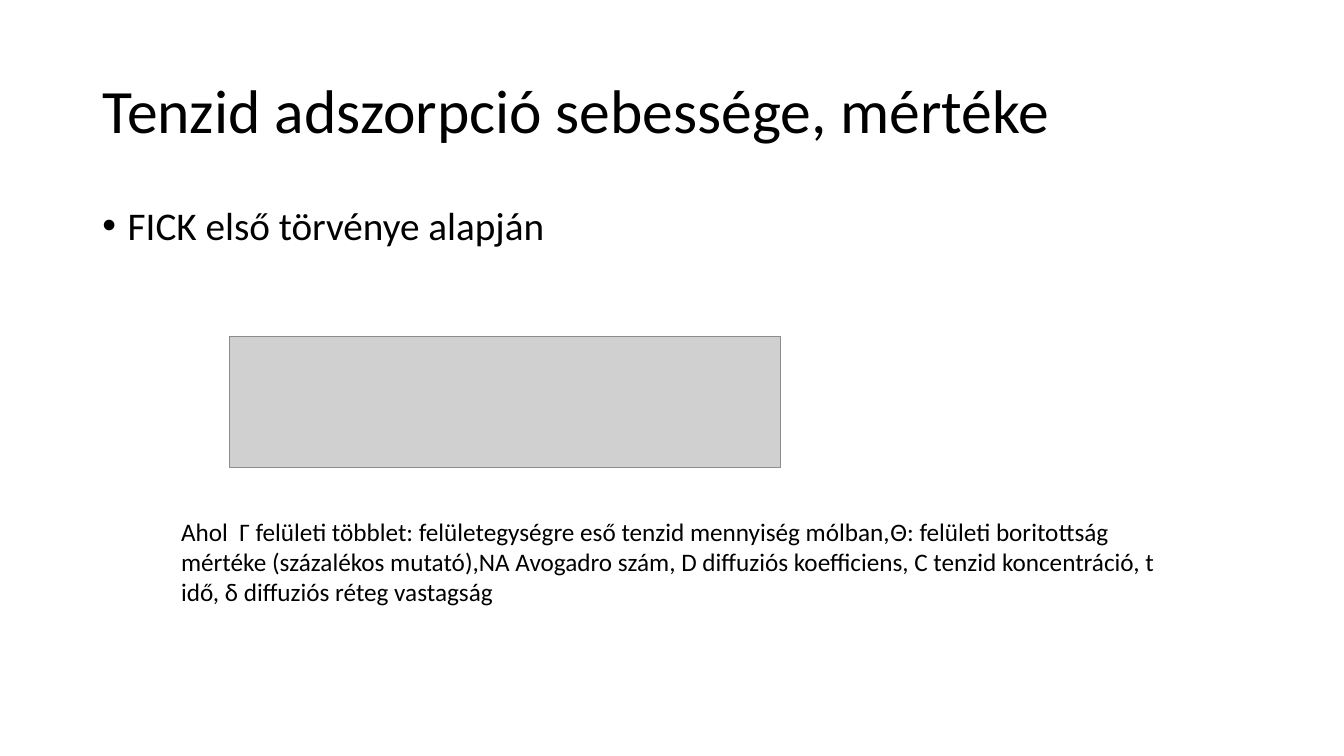
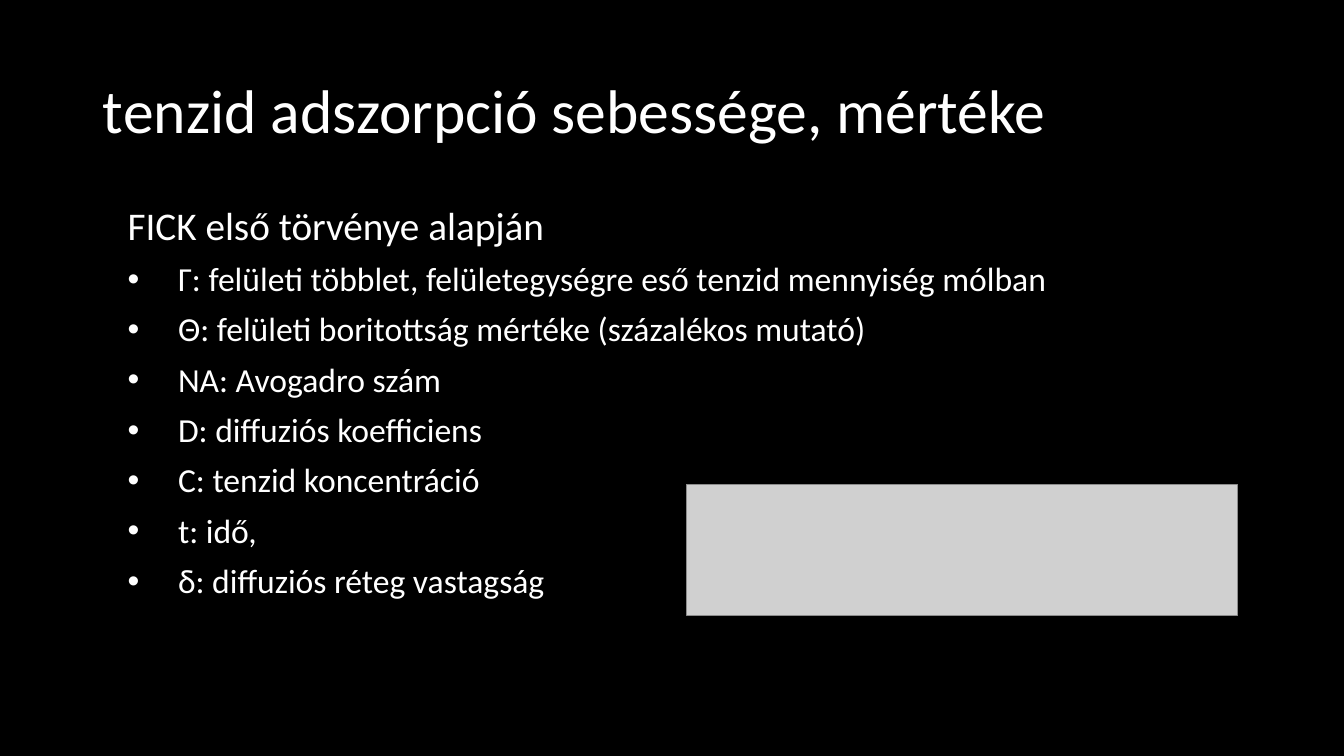
Before and after one commit to LilianaBohus/chemistry-presenations, a slide deck: slide 20 of adjuvants.pptx. Drawn at 1344x756 pixels with LibreOffice and Linux fonts; fonts in the diff are those of the drawing; grey boxes stand for pictures; background and template pictures are left out. Boxes give left, top, right and bottom in pixels: in the first picture for what was removed or moved away, otherwise in the second. Text is boxed around its words. In the diff, an @@ line names an element or a change of style, - is before the commit and + after.

```diff
--- a/adjuvants.pptx
+++ b/adjuvants.pptx
@@ background #FFFFFF to picture (left out) @@
@@ text at (102, 90, 1046, 144): text changed; text colour #000000 to #FFFFFF @@
-Tenzid adszorpció sebessége, mértéke
+tenzid adszorpció sebessége, mértéke
@@ text at (128, 212, 1046, 599): text changed; size 18 to 24 pt; text colour #000000 to #FFFFFF @@
-Ahol Γ felületi többlet: felületegységre eső tenzid mennyiség mólban,Θ: felületi boritottság mértéke (százalékos mutató),NA Avogadro szám, D diffuziós koefficiens, C tenzid koncentráció, t idő, δ diffuziós réteg vastagság
+FICK első törvénye alapján
+• Γ: felületi többlet, felületegységre eső tenzid mennyiség mólban
+• Θ: felületi boritottság mértéke (százalékos mutató)
+• NA: Avogadro szám
+• D: diffuziós koefficiens
+• C: tenzid koncentráció
+• t: idő,
+• δ: diffuziós réteg vastagság
@@ text removed at (128, 212, 544, 247) @@
-• FICK első törvénye alapján
@@ picture: place and size @@
-picture at (230, 337, 781, 468)
+picture at (687, 485, 1238, 616)
```
Also in this commit, not shown: 9 other slides changed.
